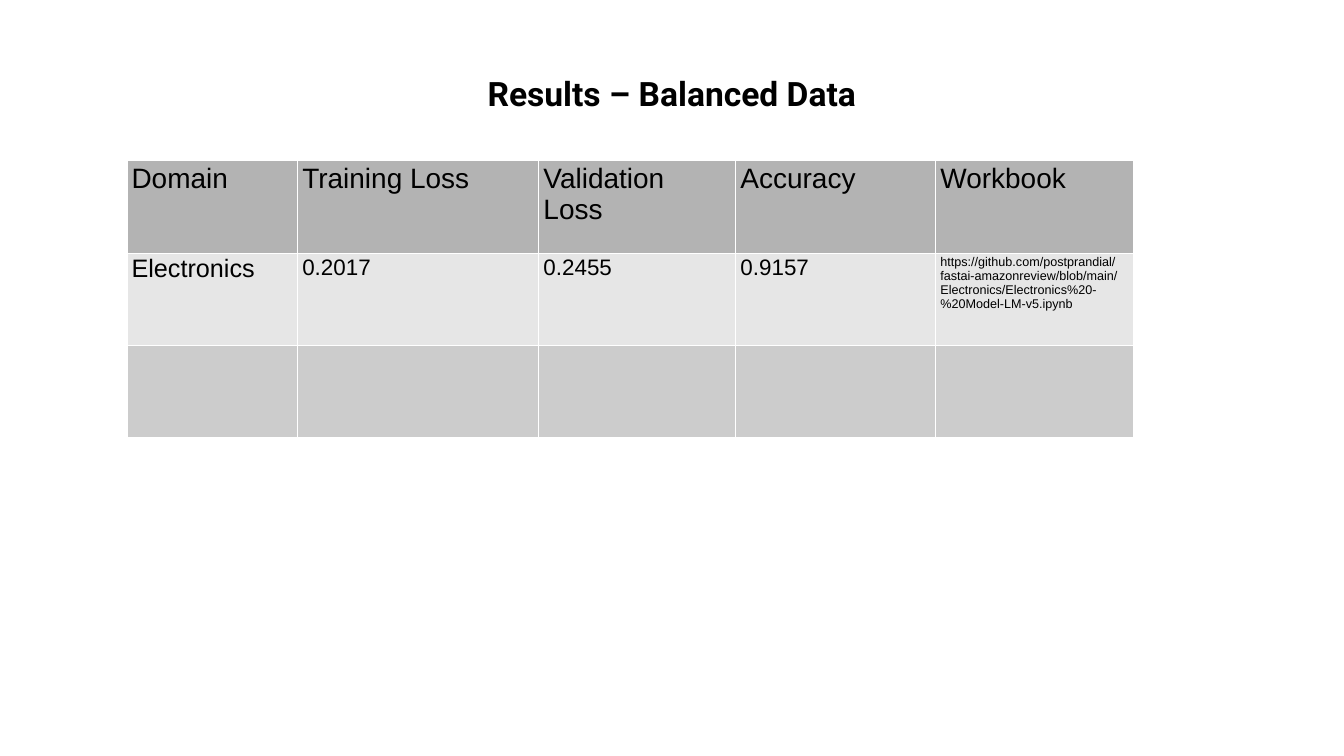
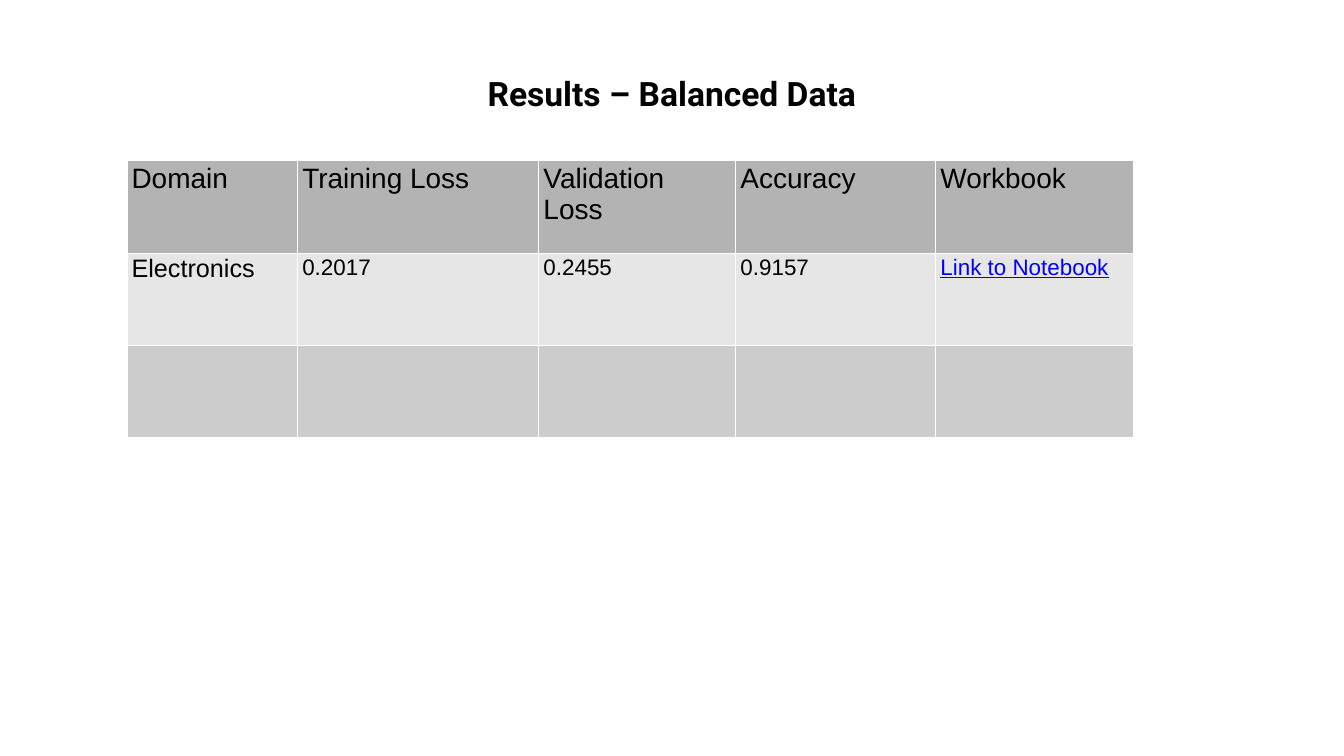
Before and after one commit to postprandial/fastai-amazonreview, a slide deck: slide 11 of Amazon_Review_Helpfulness_NLP-1-ONLINE.pptx. Drawn at 1344x756 pixels with LibreOffice and Linux fonts; fonts in the diff are those of the drawing. Boxes give left, top, right and bottom in pixels: in the first picture for what was removed or moved away, otherwise in the second. Text is boxed around its words. In the diff, an @@ line names an element or a change of style, - is before the commit and + after.

Commit message:
update nb link in ppt

```diff
--- a/Amazon_Review_Helpfulness_NLP-1-ONLINE.pptx
+++ b/Amazon_Review_Helpfulness_NLP-1-ONLINE.pptx
@@ table at (126,160,1134,437) @@
-row 2, column 5: https://github.com/postprandial/fastai-amazonreview/blob/main/Electronics/Electronics%20-%20Model-LM-v5.ipynb
+row 2, column 5: Link to Notebook
```
Also in this commit, not shown: 7 other slides changed.
